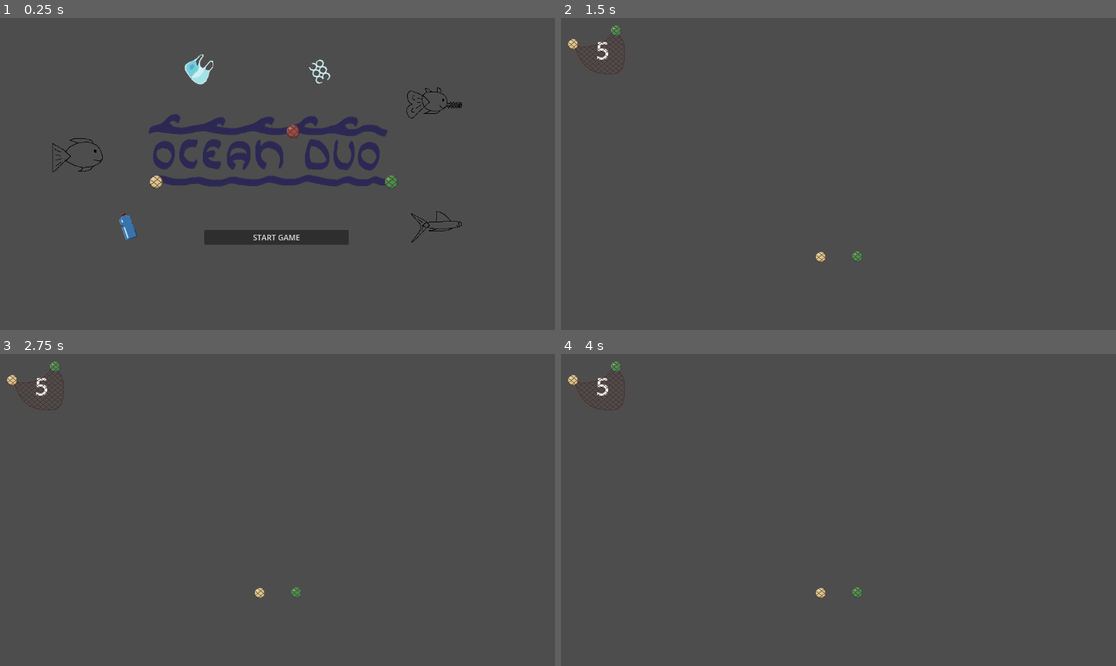
Above: before the commit, frames 1-4 (two rows, left to right).
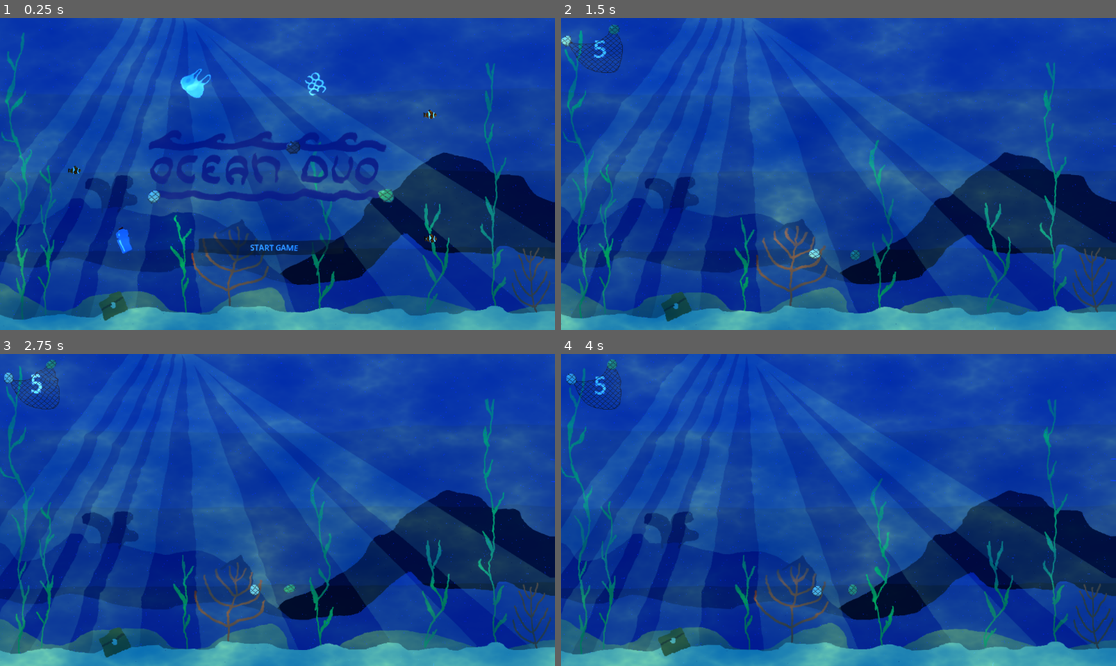
Above: after the commit, the same moments.

Repository: Jarflux/ocean-duo
Game: Godot game, scene res://scenes/game.tscn
Same seed, same stepped clock (60 frames per second), same inputs: the game is played once before the commit and once after it. The engine's default icon, where the game draws it, is replaced by a stand-in: a white triangle on a blue panel in a dark square.
Inputs:
- Up to frame 1 (0.25 s): no input
- Up to frame 2 (1.5 s): click "START GAME" at 0.5 s
- Up to frame 3 (2.75 s): no input
- Up to frame 4 (4 s): no input

The runs differ from the first frame. In frame 1, 100% of the frame differs, in the area x 0-100%, y 0-100%; in frame 2, 100%; in frame 3, 100%; in frame 4, 100%.

Commit message:
Replace fish with animated clownfish that moves, add ocean shader, add ocean background

Diff:
--- a/scenes/Title.tscn
+++ b/scenes/Title.tscn
@@ -7,10 +7,6 @@
 [ext_resource type="Texture2D" uid="uid://d01rd4b4in37y" path="res://images/yellow-orb.png" id="5_1f3gx"]
 [ext_resource type="Script" path="res://scripts/StartGame.gd" id="6_c0uw3"]
 [ext_resource type="PackedScene" uid="uid://cdsry6bictk47" path="res://scenes/prefab/Fish.tscn" id="6_rtn37"]
-[ext_resource type="Texture2D" uid="uid://blasm0m00dw11" path="res://images/fish/body/body-2.png" id="8_u4odn"]
-[ext_resource type="Texture2D" uid="uid://gy2bn4uo85kk" path="res://images/fish/tail/tail-2.png" id="9_l765n"]
-[ext_resource type="Texture2D" uid="uid://661teuqhgsix" path="res://images/fish/body/body-3.png" id="10_1q0cf"]
-[ext_resource type="Texture2D" uid="uid://bg3q3vprhl7jr" path="res://images/fish/tail/tail-3.png" id="11_gnu6k"]
 [ext_resource type="PackedScene" uid="uid://5ht5relmd7r5" path="res://scenes/prefab/Plastic.tscn" id="12_ejdql"]
 [ext_resource type="Texture2D" uid="uid://daq3l3oow2y32" path="res://images/bottle.png" id="13_r2yva"]
 [ext_resource type="Texture2D" uid="uid://b2ckmtfp5emwf" path="res://images/plastic-bag.png" id="14_i6s2k"]
@@ -24,18 +20,18 @@
 
 [node name="Title" type="TextureRect" parent="."]
 layout_mode = 2
-offset_left = 292.0
-offset_top = 197.0
-offset_right = 842.0
-offset_bottom = 357.0
+offset_left = 296.0
+offset_top = 232.0
+offset_right = 846.0
+offset_bottom = 392.0
 texture = ExtResource("1_1kmk8")
 
 [node name="Orb" type="TextureRect" parent="."]
 layout_mode = 0
-offset_left = 792.0
-offset_top = 320.0
-offset_right = 832.0
-offset_bottom = 360.0
+offset_left = 796.0
+offset_top = 355.0
+offset_right = 836.0
+offset_bottom = 395.0
 texture = ExtResource("2_fymwr")
 
 [node name="Net" type="TextureRect" parent="Orb"]
@@ -46,10 +42,10 @@
 
 [node name="Orb2" type="TextureRect" parent="."]
 layout_mode = 0
-offset_left = 588.0
-offset_top = 215.0
-offset_right = 628.0
-offset_bottom = 255.0
+offset_left = 592.0
+offset_top = 250.0
+offset_right = 632.0
+offset_bottom = 290.0
 texture = ExtResource("4_fqeus")
 
 [node name="Net" type="TextureRect" parent="Orb2"]
@@ -60,10 +56,10 @@
 
 [node name="Orb3" type="TextureRect" parent="."]
 layout_mode = 0
-offset_left = 304.0
-offset_top = 320.0
-offset_right = 344.0
-offset_bottom = 360.0
+offset_left = 308.0
+offset_top = 355.0
+offset_right = 348.0
+offset_bottom = 395.0
 texture = ExtResource("5_1f3gx")
 
 [node name="Net" type="TextureRect" parent="Orb3"]
@@ -80,9 +76,9 @@
 anchor_right = 0.5
 anchor_bottom = 0.5
 offset_left = -151.5
-offset_top = 116.0
+offset_top = 140.0
 offset_right = 148.5
-offset_bottom = 305.0
+offset_bottom = 329.0
 grow_horizontal = 2
 grow_vertical = 2
 
@@ -92,31 +88,16 @@
 script = ExtResource("6_c0uw3")
 
 [node name="Fish1" parent="." instance=ExtResource("6_rtn37")]
-position = Vector2(152, 288)
-freeze = true
+position = Vector2(152, 320)
 
 [node name="Fish2" parent="." instance=ExtResource("6_rtn37")]
-position = Vector2(896, 432)
-freeze = true
-
-[node name="Body" parent="Fish2" index="0"]
-texture = ExtResource("8_u4odn")
-
-[node name="Tail" parent="Fish2" index="1"]
-texture = ExtResource("9_l765n")
+position = Vector2(896, 464)
 
 [node name="Fish3" parent="." instance=ExtResource("6_rtn37")]
-position = Vector2(896, 176)
-freeze = true
-
-[node name="Body" parent="Fish3" index="0"]
-texture = ExtResource("10_1q0cf")
-
-[node name="Tail" parent="Fish3" index="1"]
-texture = ExtResource("11_gnu6k")
+position = Vector2(896, 208)
 
 [node name="Plastic" parent="." instance=ExtResource("12_ejdql")]
-position = Vector2(264, 432)
+position = Vector2(264, 464)
 rotation = -0.338829
 freeze = true
 
@@ -124,7 +105,7 @@
 texture = ExtResource("13_r2yva")
 
 [node name="Plastic2" parent="." instance=ExtResource("12_ejdql")]
-position = Vector2(416, 104)
+position = Vector2(416, 136)
 rotation = 0.717192
 freeze = true
 
@@ -132,7 +113,7 @@
 texture = ExtResource("14_i6s2k")
 
 [node name="Plastic3" parent="." instance=ExtResource("12_ejdql")]
-position = Vector2(664, 112)
+position = Vector2(664, 144)
 rotation = -0.461178
 freeze = true
 
--- a/scenes/game.tscn
+++ b/scenes/game.tscn
@@ -6,6 +6,7 @@
 [ext_resource type="Script" path="res://scripts/Gui.gd" id="2_ig2vi"]
 [ext_resource type="AudioStream" uid="uid://c03yghcy4shlm" path="res://sounds/background/underwater-1.mp3" id="2_u3foo"]
 [ext_resource type="Texture2D" uid="uid://d01rd4b4in37y" path="res://images/yellow-orb.png" id="2_vvqx0"]
+[ext_resource type="Texture2D" uid="uid://bfoc2ci22vfte" path="res://images/ocean-background.png" id="2_y7bcb"]
 [ext_resource type="Texture2D" uid="uid://c5n5jmao6nxdt" path="res://images/net-around-orb.png" id="3_eun46"]
 [ext_resource type="Script" path="res://scripts/Net.gd" id="3_id65u"]
 [ext_resource type="Script" path="res://scripts/audio/Background.gd" id="3_kqgny"]
@@ -13,12 +14,33 @@
 [ext_resource type="Script" path="res://scripts/audio/AudioManager.gd" id="4_u5kpd"]
 [ext_resource type="PackedScene" uid="uid://c0flwujmi120h" path="res://scenes/Title.tscn" id="8_prqdg"]
 [ext_resource type="Script" path="res://scripts/Debug.gd" id="13_23o80"]
+[ext_resource type="Shader" path="res://shaders/Water.gdshader" id="14_54ctr"]
+[ext_resource type="Texture2D" uid="uid://bjh7ppgkjpcdh" path="res://icon.svg" id="15_pbkxw"]
+
+[sub_resource type="RectangleShape2D" id="RectangleShape2D_g0xyc"]
+size = Vector2(24, 24)
 
 [sub_resource type="LabelSettings" id="LabelSettings_qehp8"]
 font_size = 50
 
-[sub_resource type="RectangleShape2D" id="RectangleShape2D_g0xyc"]
-size = Vector2(24, 24)
+[sub_resource type="FastNoiseLite" id="FastNoiseLite_bh4yi"]
+noise_type = 2
+frequency = 0.0104
+fractal_type = 2
+fractal_gain = 0.98
+fractal_weighted_strength = 0.8
+
+[sub_resource type="NoiseTexture2D" id="NoiseTexture2D_6fuu6"]
+seamless = true
+seamless_blend_skirt = 0.654
+noise = SubResource("FastNoiseLite_bh4yi")
+
+[sub_resource type="ShaderMaterial" id="ShaderMaterial_ai1lg"]
+shader = ExtResource("14_54ctr")
+shader_parameter/color = Color(1.05888e-06, 0.558966, 0.644722, 1)
+shader_parameter/speed = Vector2(-0.053, 0)
+shader_parameter/wave_strength = 2.0
+shader_parameter/fast_noise = SubResource("NoiseTexture2D_6fuu6")
 
 [node name="Game" type="Control"]
 layout_mode = 3
@@ -28,6 +50,10 @@
 offset_right = 106.0
 offset_bottom = 64.0
 script = ExtResource("1_bmdfc")
+
+[node name="Ocean-background" type="Sprite2D" parent="."]
+position = Vector2(454, 260)
+texture = ExtResource("2_y7bcb")
 
 [node name="Levels" type="Control" parent="."]
 visible = false
@@ -40,31 +66,6 @@
 anchors_preset = 0
 offset_right = 40.0
 offset_bottom = 40.0
-
-[node name="GUI" type="Control" parent="."]
-visible = false
-layout_mode = 3
-anchors_preset = 0
-offset_right = 40.0
-offset_bottom = 40.0
-script = ExtResource("2_ig2vi")
-
-[node name="Nets" type="Label" parent="GUI"]
-layout_mode = 0
-offset_left = -34.0
-offset_top = -32.0
-offset_right = 6.0
-offset_bottom = 37.0
-text = "5"
-label_settings = SubResource("LabelSettings_qehp8")
-
-[node name="NetsIcon" type="TextureRect" parent="GUI/Nets"]
-layout_mode = 0
-offset_left = -64.0
-offset_top = -40.0
-offset_right = 64.0
-offset_bottom = 88.0
-texture = ExtResource("1_bnpbo")
 
 [node name="Net" type="Node2D" parent="."]
 visible = false
@@ -115,6 +116,9 @@
 
 [node name="Background" type="AudioStreamPlayer" parent="Audio"]
 stream = ExtResource("2_u3foo")
+volume_db = -19.309
+pitch_scale = 0.77
+mix_target = 2
 script = ExtResource("3_kqgny")
 
 [node name="AudioManager" type="Node" parent="Audio"]
@@ -134,6 +138,37 @@
 grow_horizontal = 2
 grow_vertical = 2
 
+[node name="GUI" type="Control" parent="."]
+visible = false
+layout_mode = 3
+anchors_preset = 0
+offset_right = 40.0
+offset_bottom = 40.0
+script = ExtResource("2_ig2vi")
+
+[node name="Nets" type="Label" parent="GUI"]
+layout_mode = 0
+offset_left = -34.0
+offset_top = -32.0
+offset_right = 6.0
+offset_bottom = 37.0
+text = "5"
+label_settings = SubResource("LabelSettings_qehp8")
+
+[node name="NetsIcon" type="TextureRect" parent="GUI/Nets"]
+layout_mode = 0
+offset_left = -64.0
+offset_top = -40.0
+offset_right = 64.0
+offset_bottom = 88.0
+texture = ExtResource("1_bnpbo")
+
+[node name="Ocean" type="Sprite2D" parent="."]
+material = SubResource("ShaderMaterial_ai1lg")
+position = Vector2(436, 285)
+scale = Vector2(10.8125, 6.0625)
+texture = ExtResource("15_pbkxw")
+
 [node name="Debug" type="VBoxContainer" parent="."]
 visible = false
 layout_mode = 0
--- a/scenes/prefab/Fish.tscn
+++ b/scenes/prefab/Fish.tscn
@@ -1,17 +1,57 @@
-[gd_scene load_steps=4 format=3 uid="uid://cdsry6bictk47"]
+[gd_scene load_steps=8 format=3 uid="uid://cdsry6bictk47"]
 
-[ext_resource type="Texture2D" uid="uid://bh8t555figoww" path="res://images/fish/body/body-1.png" id="1_p44el"]
-[ext_resource type="Texture2D" uid="uid://dfqtjtn4qeu4f" path="res://images/fish/tail/tail-1.png" id="2_6861d"]
+[ext_resource type="Texture2D" uid="uid://cealufkiapn4g" path="res://images/fish/clownfish.png" id="1_d7ib4"]
 
 [sub_resource type="RectangleShape2D" id="RectangleShape2D_h8mro"]
 
+[sub_resource type="AtlasTexture" id="AtlasTexture_ca73u"]
+atlas = ExtResource("1_d7ib4")
+region = Rect2(0, 0, 32, 32)
+
+[sub_resource type="AtlasTexture" id="AtlasTexture_yiyqr"]
+atlas = ExtResource("1_d7ib4")
+region = Rect2(32, 0, 32, 32)
+
+[sub_resource type="AtlasTexture" id="AtlasTexture_nopod"]
+atlas = ExtResource("1_d7ib4")
+region = Rect2(64, 0, 32, 32)
+
+[sub_resource type="AtlasTexture" id="AtlasTexture_4sidd"]
+atlas = ExtResource("1_d7ib4")
+region = Rect2(96, 0, 32, 32)
+
+[sub_resource type="SpriteFrames" id="SpriteFrames_2q2tu"]
+animations = [{
+"frames": [{
+"duration": 0.8,
+"texture": SubResource("AtlasTexture_ca73u")
+}, {
+"duration": 0.8,
+"texture": SubResource("AtlasTexture_yiyqr")
+}, {
+"duration": 0.8,
+"texture": SubResource("AtlasTexture_nopod")
+}, {
+"duration": 0.8,
+"texture": SubResource("AtlasTexture_4sidd")
+}],
+"loop": true,
+"name": &"default",
+"speed": 5.0
+}]
+
 [node name="Fish" type="RigidBody2D"]
-
-[node name="Body" type="Sprite2D" parent="."]
-texture = ExtResource("1_p44el")
-
-[node name="Tail" type="Sprite2D" parent="."]
-texture = ExtResource("2_6861d")
+mass = 0.001
+gravity_scale = 0.0
+can_sleep = false
+linear_velocity = Vector2(30, 0)
+linear_damp_mode = 1
 
 [node name="CollisionShape2D" type="CollisionShape2D" parent="."]
+visible = false
 shape = SubResource("RectangleShape2D_h8mro")
+
+[node name="AnimatedSprite2D" type="AnimatedSprite2D" parent="."]
+sprite_frames = SubResource("SpriteFrames_2q2tu")
+autoplay = "default"
+frame_progress = 0.869407
--- /dev/null
+++ b/shaders/Water.gdshader
@@ -0,0 +1,21 @@
+shader_type canvas_item;
+
+uniform vec4 color: source_color;
+uniform sampler2D fast_noise : repeat_enable;
+uniform sampler2D screen_content : hint_screen_texture;
+uniform vec2 speed = vec2(0.03, 0.07);
+uniform float wave_strength = 2;
+
+void fragment() {
+	// Called for every pixel the material is visible on.
+	vec2 uv = UV + speed * TIME;
+	vec2 noise = texture(fast_noise, uv).rg;
+
+	COLOR = vec4(color.r, color.g, color.b, 1) + vec4(noise.x, noise.y, 1, 1);
+	COLOR *= texture(screen_content, SCREEN_UV + noise * (wave_strength / 100.0));
+}
+
+//void light() {
+	// Called for every pixel for every light affecting the CanvasItem.
+	// Uncomment to replace the default light processing function with this one.
+//}
Binary file removed: images/fish/body/body-1.png
Not shown, removed: images/fish/body/body-1.png.import
Binary file removed: images/fish/body/body-2.png
Not shown, removed: images/fish/body/body-2.png.import
Binary file removed: images/fish/body/body-3.png
Not shown, removed: images/fish/body/body-3.png.import
Binary file added: images/fish/clownfish.png
Not shown, changed: images/fish/clownfish.png.import
Binary file removed: images/fish/tail/tail-1.png
Binary file removed: images/fish/tail/tail-2.png
Binary file removed: images/fish/tail/tail-3.png
Not shown, removed: images/fish/tail/tail-3.png.import
(and 4 more such lines)
